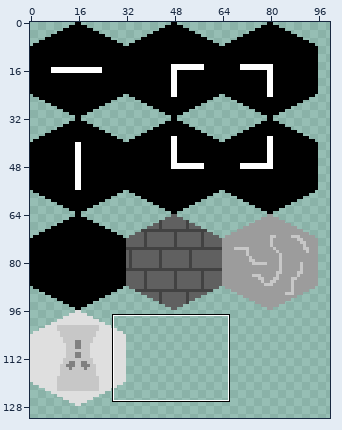
File history of a sprite sheet, Art/TileSet.png. The first picture is a wide view before the edit; the outline marks the close-up.
Close-up. As it was:
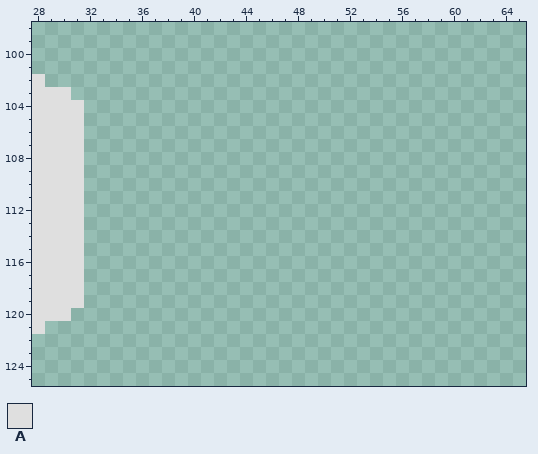
The file is 160x160 pixels. Shown: x 28..65, y 98..125. The wide view leaves out empty margins.
Palette (. is transparent): A #dfdfdf
Pixels before, first column x 28:
102 A...
103 AAA.
104 AAAA
105 AAAA
106 AAAA
107 AAAA
108 AAAA
109 AAAA
110 AAAA
111 AAAA
112 AAAA
113 AAAA
114 AAAA
115 AAAA
116 AAAA
117 AAAA
118 AAAA
119 AAAA
120 AAA.
121 A...
The result:
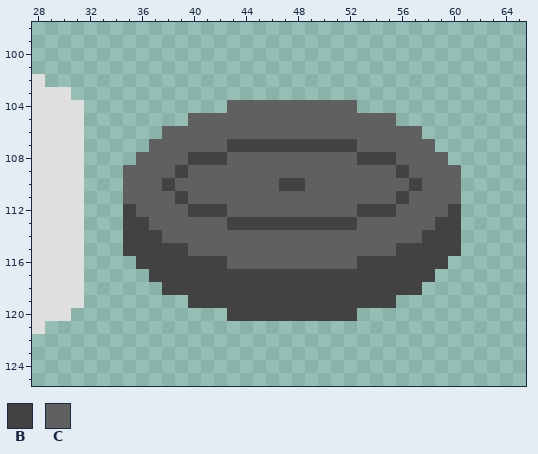
Colours new in this view: B #424242  C #606060
Edits made:
{"y":104,"x":43,"old":"..........","new":"CCCCCCCCCC"}
{"y":105,"x":40,"old":"................","new":"CCCCCCCCCCCCCCCC"}
{"y":106,"x":38,"old":"....................","new":"CCCCCCCCCCCCCCCCCCCC"}
{"y":107,"x":37,"old":"......................","new":"CCCCCCBBBBBBBBBBCCCCCC"}
{"y":108,"x":36,"old":"........................","new":"CCCCBBBCCCCCCCCCCBBBCCCC"}
{"y":109,"x":35,"old":"..........................","new":"CCCCBCCCCCCCCCCCCCCCCBCCCC"}
{"y":110,"x":35,"old":"..........................","new":"CCCBCCCCCCCCBBCCCCCCCCBCCC"}
{"y":111,"x":35,"old":"..........................","new":"CCCCBCCCCCCCCCCCCCCCCBCCCC"}
{"y":112,"x":35,"old":"..........................","new":"BCCCCBBBCCCCCCCCCCBBBCCCCB"}
{"y":113,"x":35,"old":"..........................","new":"BBCCCCCCBBBBBBBBBBCCCCCCBB"}
{"y":114,"x":35,"old":"..........................","new":"BBBCCCCCCCCCCCCCCCCCCCCBBB"}
{"y":115,"x":35,"old":"..........................","new":"BBBBBCCCCCCCCCCCCCCCCBBBBB"}
{"y":116,"x":36,"old":"........................","new":"BBBBBBBCCCCCCCCCCBBBBBBB"}
{"y":117,"x":37,"old":"......................","new":"BBBBBBBBBBBBBBBBBBBBBB"}
{"y":118,"x":38,"old":"....................","new":"BBBBBBBBBBBBBBBBBBBB"}
{"y":119,"x":40,"old":"................","new":"BBBBBBBBBBBBBBBB"}
{"y":120,"x":43,"old":"..........","new":"BBBBBBBBBB"}
{"label":"added","picture_box":[123,100,461,321]}
